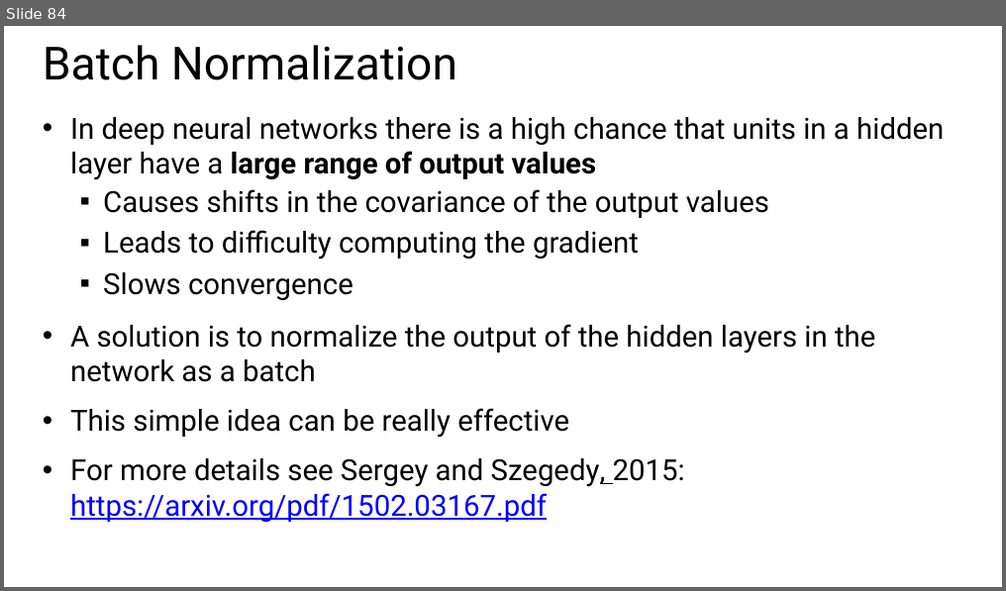
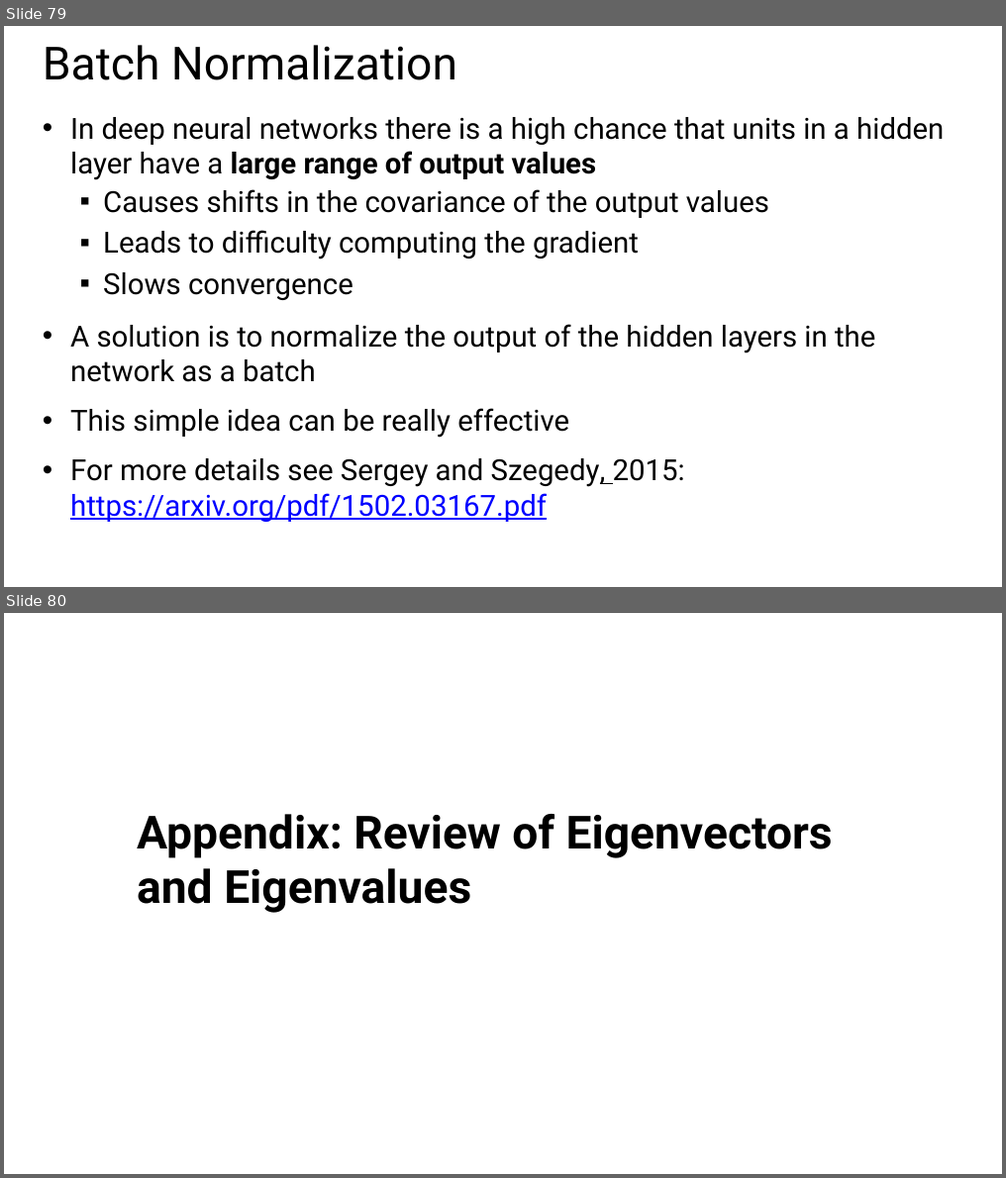
Before and after one commit to StephenElston/CSCI-E25, a slide deck: Slides/7_RegularizationAndOptimization.pptx. Shown one above the other, each under a label of ours: slide 84 before the commit, slides 79 and 80 after it. The pictures are 1006x591 and 1006x1178 pixels, drawn with LibreOffice and Linux fonts; fonts in the diff are those of the drawing. Boxes give left, top, right and bottom in pixels: in the first picture for what was removed or moved away, otherwise in the second. Text is boxed around its words. In the diff, an @@ line names an element or a change of style, - is before the commit and + after.

```diff
--- a/Slides/7_RegularizationAndOptimization.pptx
+++ b/Slides/7_RegularizationAndOptimization.pptx
@@ slide 80 added at <box>4,613,1002,1174</box>, background #FFFFFF @@
@@ subtitle added at <box>137,814,833,913</box>, 44 pt, text #000000, bold @@
+Appendix: Review of Eigenvectors and Eigenvalues
@@ what was slide 84 is now slide 79 @@
```
Also in this commit, not shown: 3 slides changed, 12 other slides added, 3 slides removed, 1 other file.
